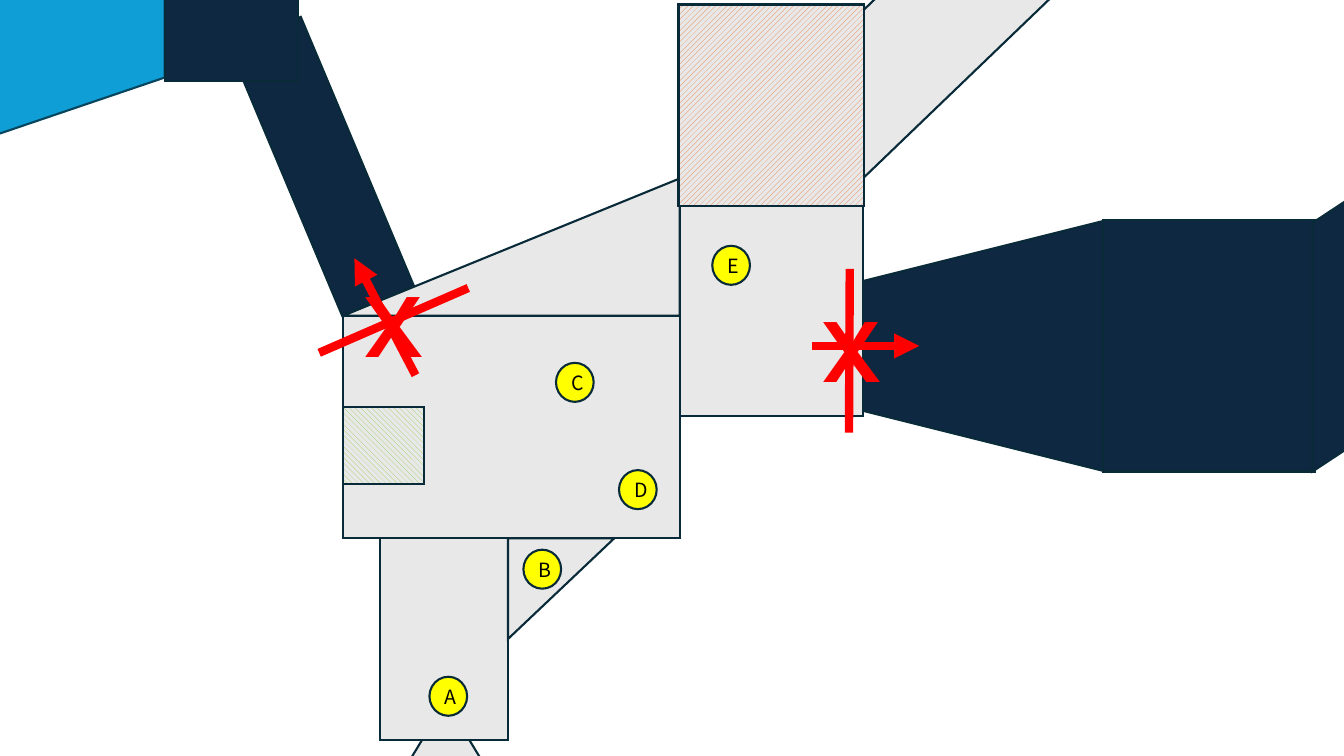
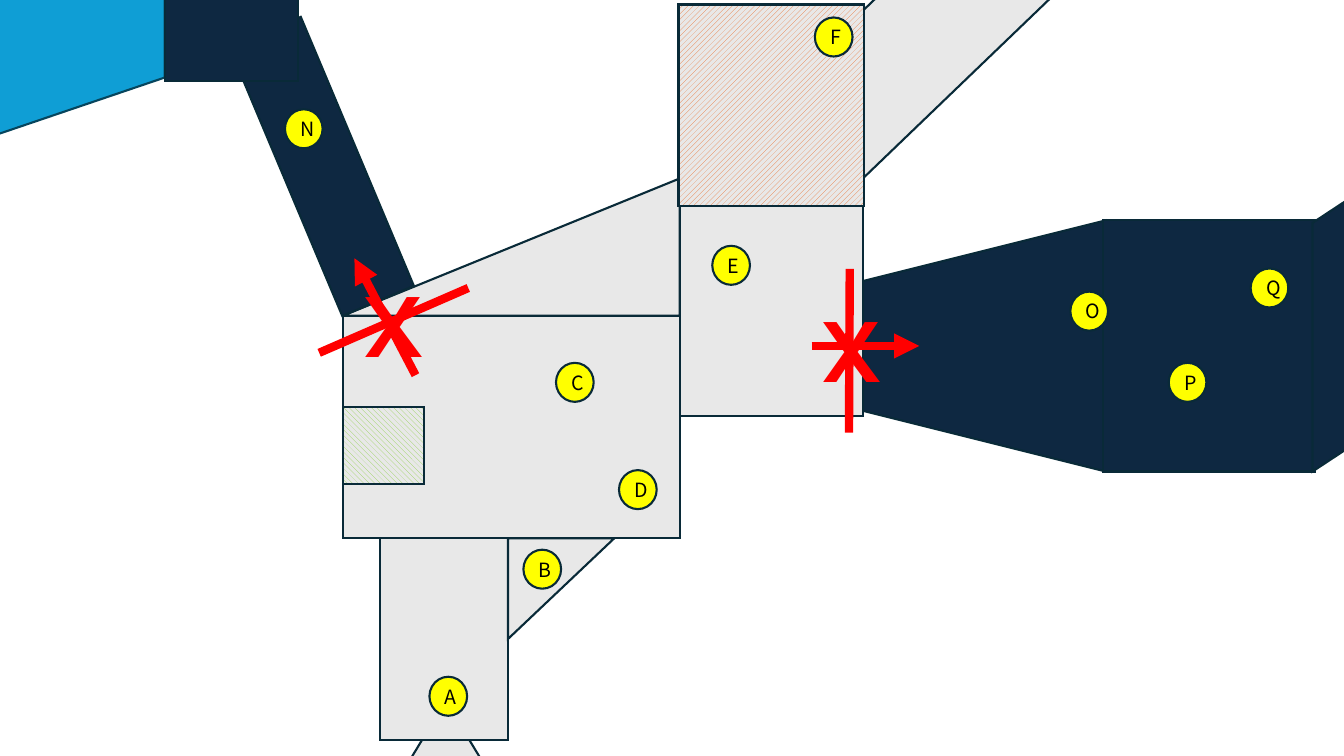
Before and after one commit to Woon-2/Project-W, a slide deck: slide 1 of 기획서/레벨디자인.pptx. Drawn at 1344x756 pixels with LibreOffice and Linux fonts; fonts in the diff are those of the drawing. Boxes give left, top, right and bottom in pixels: in the first picture for what was removed or moved away, otherwise in the second. Text is boxed around its words. In the diff, an @@ line names an element or a change of style, - is before the commit and + after.

```diff
--- a/기획서/레벨디자인.pptx
+++ b/기획서/레벨디자인.pptx
@@ ellipse added at (x1=815, y1=17, x2=852, y2=56), fill #FFFF00, outline #092A39 1.5 pt, 14 pt, text #000000 @@
+F
@@ ellipse added at (x1=285, y1=109, x2=323, y2=148), fill #FFFF00, outline #092A39 1.5 pt, 14 pt, text #000000 @@
+N
@@ ellipse added at (x1=1251, y1=268, x2=1289, y2=308), fill #FFFF00, outline #092A39 1.5 pt, 14 pt, text #000000 @@
+Q
@@ ellipse added at (x1=1071, y1=291, x2=1108, y2=331), fill #FFFF00, outline #092A39 1.5 pt, 14 pt, text #000000 @@
+O
@@ ellipse added at (x1=1169, y1=363, x2=1206, y2=402), fill #FFFF00, outline #092A39 1.5 pt, 14 pt, text #000000 @@
+P
```
Also in this commit, not shown: 1 other file.
